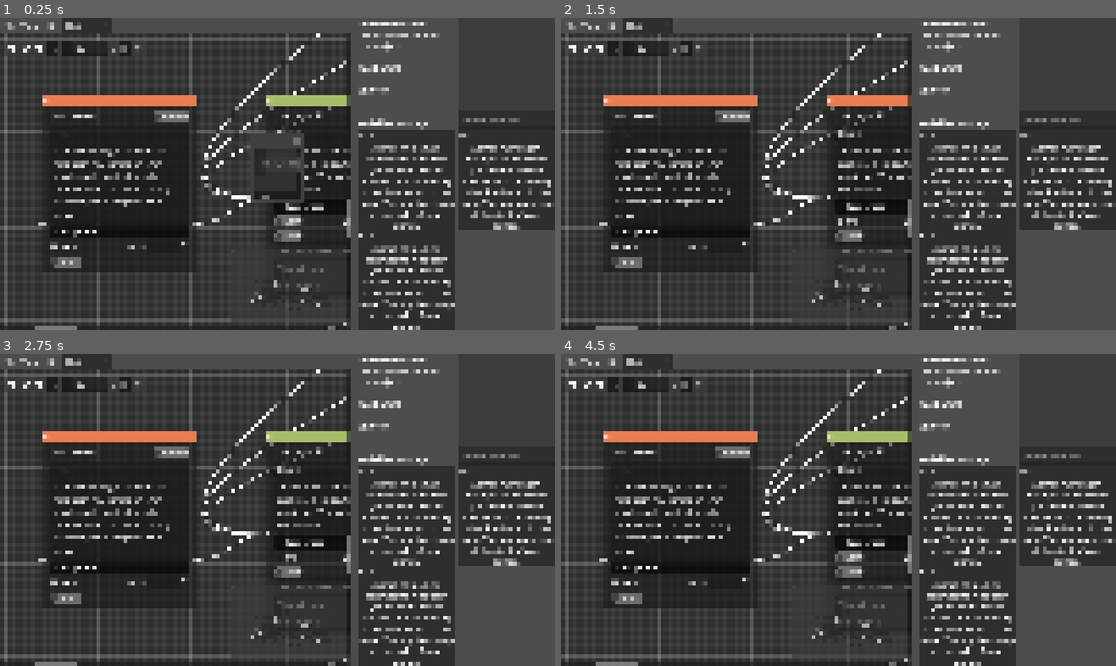
Above: before the commit, frames 1-4 (two rows, left to right).
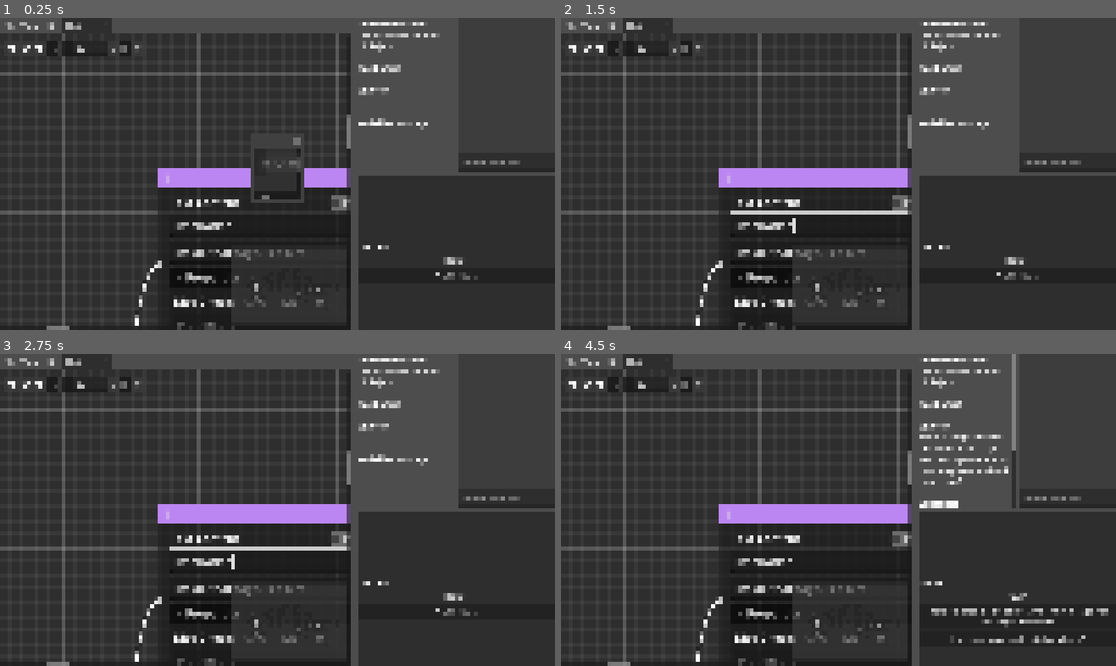
Above: after the commit, the same moments.

Repository: Roboticy3/Louder
Game: Godot game, scene res://proto_simulator/proto_simulator_wrapper.tscn
The game is run twice, just before and just after one commit, with the same random seed, the same clock (stepped at 60 frames per second) and the same inputs.
Inputs (mouse positions are in pixels of both pictures, inside the frame that each line leads up to):
- Up to frame 1 (0.25 s): no input
- Up to frame 2 (1.5 s): click (921, 227) at 0.52 s; type "Alex" at 0.6 s; click (849, 220) at 1.25 s, where only the run before the commit has a clickable "Start"
- Up to frame 3 (2.75 s): click (288, 556) at 2 s, where only the run before the commit has a clickable "Start"
- Up to frame 4 (4.5 s): click "CONTINUE" at 2.75 s; click (1016, 609) at 3.5 s, where only the run after the commit has a clickable "What's inside the cage?"; click "CONTINUE" at 4.25 s

The runs differ from the first frame. In frame 1, 30% of the frame differs, in the area x 0-100%, y 4-100%; in frame 2, 31%; in frame 3, 31%; in frame 4, 32%, in the area x 0-100%, y 0-100%.

Commit message:
demonstrated one view with the new separation

Diff:
--- a/editor/proto_simulator/proto_simulator_wrapper.tscn
+++ b/editor/proto_simulator/proto_simulator_wrapper.tscn
@@ -1,6 +1,7 @@
 [gd_scene format=3 uid="uid://i5djwipicmob"]
 
 [ext_resource type="Script" uid="uid://inieasxjm4nb" path="res://proto_simulator/ps_conversation.gd" id="1_1074j"]
+[ext_resource type="Script" uid="uid://cbiclxd6bqxa4" path="res://proto_simulator/ps_controller.gd" id="3_a37o0"]
 [ext_resource type="Script" uid="uid://i33mybwmma7p" path="res://proto_simulator/ps_conversation_loader.gd" id="3_hwksk"]
 [ext_resource type="Script" uid="uid://dshl0su1su5xe" path="res://proto_simulator/ps_simulator.gd" id="3_psim"]
 [ext_resource type="Script" uid="uid://b8jjbbtjemx6g" path="res://proto_simulator/ps_config.gd" id="4_63mts"]
@@ -19,9 +20,18 @@
 conversation = NodePath("../PSConversation")
 reset_state_on_ready = true
 
+[node name="PSControllerGeno" type="Node" parent="PSSimulator" unique_id=1324253126 node_paths=PackedStringArray("simulator", "config")]
+script = ExtResource("3_a37o0")
+simulator = NodePath("..")
+config = NodePath("../../PSConfig")
+speak_as = PackedStringArray("Geno")
+listen_to = PackedStringArray("Cage", "Good", "Inspiration", "Rhetoric", "Speed", "Evil")
+metadata/_custom_type_script = "uid://cbiclxd6bqxa4"
+
 [node name="PSConversationLoader" type="Node" parent="." unique_id=1703789268 node_paths=PackedStringArray("simulator")]
 script = ExtResource("3_hwksk")
 simulator = NodePath("../PSSimulator")
+load_now = "res://demos/conversations/birds.json"
 
 [node name="PSConfig" type="Node" parent="." unique_id=494521167]
 script = ExtResource("4_63mts")
@@ -45,22 +55,28 @@
 [node name="File" parent="CanvasLayer/HSplitContainer/Editor/Control/GridContainer/FileBar" parent_id_path=PackedInt32Array(1835673697, 810829967) index="0" unique_id=853677447 groups=["conversation_changed_listener"]]
 disable_load = true
 
-[node name="Grid" type="GridContainer" parent="CanvasLayer/HSplitContainer" unique_id=771740834]
+[node name="VSplitContainer" type="VSplitContainer" parent="CanvasLayer/HSplitContainer" unique_id=1806478269]
 layout_mode = 2
+
+[node name="Grid" type="GridContainer" parent="CanvasLayer/HSplitContainer/VSplitContainer" unique_id=771740834]
+layout_mode = 2
+size_flags_vertical = 3
 columns = 2
 
-[node name="RichTextLabel" type="RichTextLabel" parent="CanvasLayer/HSplitContainer/Grid" unique_id=1023735506 node_paths=PackedStringArray("simulator")]
+[node name="RichTextLabel" type="RichTextLabel" parent="CanvasLayer/HSplitContainer/VSplitContainer/Grid" unique_id=1023735506 node_paths=PackedStringArray("simulator")]
 layout_mode = 2
+size_flags_horizontal = 3
+size_flags_vertical = 3
 bbcode_enabled = true
-fit_content = true
 script = ExtResource("7_debug")
-simulator = NodePath("../../../../PSSimulator")
+simulator = NodePath("../../../../../PSSimulator")
 
-[node name="Control" type="Control" parent="CanvasLayer/HSplitContainer/Grid" unique_id=1049670308]
+[node name="Control" type="Control" parent="CanvasLayer/HSplitContainer/VSplitContainer/Grid" unique_id=1049670308]
 layout_mode = 2
+size_flags_horizontal = 3
 size_flags_vertical = 3
 
-[node name="VBoxContainer" type="VBoxContainer" parent="CanvasLayer/HSplitContainer/Grid/Control" unique_id=1155212054]
+[node name="VBoxContainer" type="VBoxContainer" parent="CanvasLayer/HSplitContainer/VSplitContainer/Grid/Control" unique_id=1155212054]
 layout_mode = 1
 anchors_preset = 15
 anchor_right = 1.0
@@ -68,7 +84,7 @@
 grow_horizontal = 2
 grow_vertical = 2
 
-[node name="CodeEdit" type="CodeEdit" parent="CanvasLayer/HSplitContainer/Grid/Control/VBoxContainer" unique_id=1876542513]
+[node name="CodeEdit" type="CodeEdit" parent="CanvasLayer/HSplitContainer/VSplitContainer/Grid/Control/VBoxContainer" unique_id=1876542513]
 layout_mode = 2
 size_flags_vertical = 3
 editable = false
@@ -78,57 +94,25 @@
 wrap_mode = 1
 indent_wrapped_lines = true
 
-[node name="CodeEdit2" type="CodeEdit" parent="CanvasLayer/HSplitContainer/Grid/Control/VBoxContainer" unique_id=711150527 node_paths=PackedStringArray("simulator", "output_stream")]
+[node name="CodeEdit2" type="CodeEdit" parent="CanvasLayer/HSplitContainer/VSplitContainer/Grid/Control/VBoxContainer" unique_id=711150527 node_paths=PackedStringArray("simulator", "output_stream")]
 layout_mode = 2
 placeholder_text = "Enter Command"
 scroll_fit_content_height = true
 script = ExtResource("6_6fql2")
-simulator = NodePath("../../../../../../PSSimulator")
+simulator = NodePath("../../../../../../../PSSimulator")
 output_stream = NodePath("../CodeEdit")
 
-[node name="Panel" type="Panel" parent="CanvasLayer/HSplitContainer/Grid" unique_id=708492661]
+[node name="Panel" type="Panel" parent="CanvasLayer/HSplitContainer/VSplitContainer" unique_id=708492661]
 layout_mode = 2
 size_flags_horizontal = 3
 size_flags_vertical = 3
 
-[node name="Control" parent="CanvasLayer/HSplitContainer/Grid/Panel" unique_id=644629500 node_paths=PackedStringArray("simulator", "config") groups=["conversation_changed_listener"] instance=ExtResource("4_hwksk")]
+[node name="Control" parent="CanvasLayer/HSplitContainer/VSplitContainer/Panel" unique_id=644629500 node_paths=PackedStringArray("controller") groups=["conversation_changed_listener"] instance=ExtResource("4_hwksk")]
 layout_mode = 1
 size_flags_horizontal = 3
-group = null
-simulator = NodePath("../../../../../PSSimulator")
-config = NodePath("../../../../../PSConfig")
-my_speakers = PackedStringArray("Freya", "Volition", "Structure", "Sight", "Strategy", "Life", "Death")
-mute = null
+controller = NodePath("../../../../../PSSimulator/PSControllerGeno")
 
-[node name="Panel2" type="Panel" parent="CanvasLayer/HSplitContainer/Grid" unique_id=934824621]
-layout_mode = 2
-size_flags_horizontal = 3
-size_flags_vertical = 3
-
-[node name="Control" parent="CanvasLayer/HSplitContainer/Grid/Panel2" unique_id=1827982243 node_paths=PackedStringArray("simulator", "config") groups=["conversation_changed_listener"] instance=ExtResource("4_hwksk")]
-layout_mode = 1
-size_flags_horizontal = 3
-group = null
-simulator = NodePath("../../../../../PSSimulator")
-config = NodePath("../../../../../PSConfig")
-my_speakers = PackedStringArray("Benjamin", "Heart", "Stars", "Planets", "Memory", "Rhythm", "Future")
-mute = null
-
-[node name="Panel3" type="Panel" parent="CanvasLayer/HSplitContainer/Grid" unique_id=839495634]
-layout_mode = 2
-size_flags_horizontal = 3
-size_flags_vertical = 3
-
-[node name="Control" parent="CanvasLayer/HSplitContainer/Grid/Panel3" unique_id=2077459092 node_paths=PackedStringArray("simulator", "config") groups=["conversation_changed_listener"] instance=ExtResource("4_hwksk")]
-layout_mode = 1
-size_flags_horizontal = 3
-group = null
-simulator = NodePath("../../../../../PSSimulator")
-config = NodePath("../../../../../PSConfig")
-my_speakers = PackedStringArray("Geno", "Cage", "Good", "Inspiration", "Rhetoric", "Speed", "Evil")
-mute = null
-
-[connection signal="request_change_conversation" from="CanvasLayer/HSplitContainer/Grid/Control/VBoxContainer/CodeEdit2" to="PSConversationLoader" method="_on_file_selected"]
+[connection signal="request_change_conversation" from="CanvasLayer/HSplitContainer/VSplitContainer/Grid/Control/VBoxContainer/CodeEdit2" to="PSConversationLoader" method="_on_file_selected"]
 
 [editable path="CanvasLayer/HSplitContainer/Editor"]
 [editable path="CanvasLayer/HSplitContainer/Editor/Control/GridContainer/GraphEdit/Hub"]
--- a/editor/proto_simulator/ps_choices_container.gd
+++ b/editor/proto_simulator/ps_choices_container.gd
@@ -9,11 +9,13 @@
 
 	for i in choices.size():
 		var button := Button.new()
-		var choice := str(choices[i].get("from_choice", ""))
-		button.text = choice
+		var choice := str(choices[i].get(PSSimulator.CON_FCHC, ""))
+		if choice.is_empty():
+			button.text = "CONTINUE"
+		else:
+			button.text = choice
 		button.autowrap_mode = TextServer.AUTOWRAP_WORD_SMART
-		if button.text.is_empty():
-			button.text = "CONTINUE"
+
 		button.pressed.connect(_on_choice_pressed.bind(choice))
 		add_child(button)
 
--- /dev/null
+++ b/editor/proto_simulator/ps_controller.gd
@@ -0,0 +1,72 @@
+class_name PSController extends Node
+
+@export var group := &"ps_controller"
+@export var simulator:PSSimulator
+@export var config:PSConfig
+@export var speak_as:PackedStringArray
+@export var listen_to:PackedStringArray
+@export var mute:bool
+
+var data:Dictionary
+
+func _ready() -> void:
+	add_to_group(group)
+
+	await get_tree().process_frame
+
+	if simulator.is_node_ready():
+		update()
+
+signal updated()
+func update():
+	if !is_instance_valid(simulator):
+		push_error("Updated PSController ", self, " with no simulator.")
+		return
+
+	if !_filter_visible_node(simulator.get_position()):
+		return
+
+	data[PSSimulator.HUB_SPKR] = simulator.get_current_property(PSSimulator.HUB_SPKR)
+	data[PSSimulator.HUB_TXTC] = simulator.get_current_property(PSSimulator.HUB_TXTC)
+	data[PSSimulator.HUB_CHCS] = simulator.list_choices_data(_filter_valid_choice)
+	updated.emit()
+
+func is_active():
+	return !data.is_empty()
+
+#Asynchronous Multiple Speakers
+#1. Hide choices pointing to speakers not owned in `my_speakers`
+func _filter_valid_choice(c:Dictionary) -> bool:
+	if mute: return false
+	var c_speaker := str(simulator.get_property(int(c["to_id"]), PSSimulator.HUB_SPKR))
+	if !(c_speaker in config.speakers_by_name):
+		return true
+	if c_speaker in speak_as:
+		return true
+	if !config.is_ownable(c_speaker):
+		return true
+	return false
+
+func _filter_visible_node(position:int) -> bool:
+	var n_speaker := str(simulator.get_property(position, PSSimulator.HUB_SPKR))
+	if !(n_speaker in config.speakers_by_name):
+		return true
+	if n_speaker in listen_to:
+		return true
+	if config.is_public(n_speaker):
+		return true
+	return false
+
+func traverse(choice:String) -> bool:
+	#TODO - maybe some validation here that the choice is accessible to *this*
+	#controller and not just the simulator overall?
+	return simulator.traverse(choice)
+
+func get_text(property:String) -> String:
+	return str(data.get(property))
+
+func get_choices() -> Array:
+	var choices = data.get(PSSimulator.HUB_CHCS)
+	if choices is Array:
+		return choices
+	return []
--- a/editor/proto_simulator/ps_conversation_view.gd
+++ b/editor/proto_simulator/ps_conversation_view.gd
@@ -2,74 +2,30 @@
 
 @export var group := &"ps_conversation_view"
 
-@export var simulator: PSSimulator
-
-#Speaker visibility data
-@export var config: PSConfig
-@export var my_speakers:PackedStringArray
-@export var mute:bool
+@export var controller: PSController
 
 var _components: Array[Node] = []
 
 func _ready() -> void:
-	add_to_group(group)
-
 	_collect_ui_components(self, _components)
-	for component in _components:
-		if component is PSChoicesContainer:
-			component.choice_pressed.connect(_on_choice_pressed)
-
-	await get_tree().process_frame
 
 	#is simulator ready to feed choices?
-	if simulator.is_node_ready():
-		update()
+	if controller:
+		if controller.is_active():
+			update()
+		controller.updated.connect(update)
 
 func _collect_ui_components(node: Node, components: Array[Node]) -> void:
 	for child in node.get_children():
 		if child.is_in_group("ui_component"):
 			components.append(child)
+		if child is PSChoicesContainer and controller is PSController:
+			child.choice_pressed.connect(controller.traverse)
 		_collect_ui_components(child, components)
 
 func update() -> void:
-	if !is_instance_valid(simulator):
-		push_error("Updated PSConversationView ", self, " with no simulator.")
-		return
-
-	var text_visible := _filter_visible_node(simulator.get_position())
-
 	for component in _components:
-		if text_visible && component is RichTextLabel:
-			component.text = simulator.get_current_property(component.name)
+		if component is RichTextLabel:
+			component.text = controller.data.get(component.name)
 		elif component is PSChoicesContainer:
-			component.set_choices(simulator.list_choices(_filter_valid_choice) if text_visible else [])
-
-
-#Asynchronous Multiple Speakers
-#1. Hide choices pointing to speakers not owned in `my_speakers`
-func _filter_valid_choice(c:Dictionary) -> bool:
-	if mute: return false
-	var c_speaker := str(simulator.get_property(int(c["to_id"]), PSSimulator.HUB_SPKR))
-	if !(c_speaker in config.speakers_by_name):
-		return true
-	if c_speaker in my_speakers:
-		return true
-	if !config.is_ownable(c_speaker):
-		return true
-	return false
-
-func _filter_visible_node(position:int) -> bool:
-	var n_speaker := str(simulator.get_property(position, PSSimulator.HUB_SPKR))
-	if !(n_speaker in config.speakers_by_name):
-		return true
-	if n_speaker in my_speakers:
-		return true
-	if config.is_public(n_speaker):
-		return true
-	return false
-
-func _on_choice_pressed(choice: String) -> void:
-	simulator.traverse(choice)
-
-func _on_conversation_changed(_path: String) -> void:
-	update.call_deferred()
+			component.set_choices(controller.get_choices())
--- a/editor/proto_simulator/ps_debug_info.gd
+++ b/editor/proto_simulator/ps_debug_info.gd
@@ -27,7 +27,7 @@
 	if show_position:
 		parts.append("[b]Position:[/b] %s" % str(simulator.get_position()))
 	if show_choices:
-		var raw_choices := simulator.list_choices(null, simulator.position, false)
+		var raw_choices := simulator.list_choices_data(null, simulator.position, false)
 		var choice_texts: PackedStringArray = []
 		for c in raw_choices:
 			choice_texts.append(str(c.get("from_choice", "?")))
--- a/editor/proto_simulator/ps_simulator.gd
+++ b/editor/proto_simulator/ps_simulator.gd
@@ -9,6 +9,7 @@
 const HUB_DLVL := "dice_level"
 const HUB_SCHK := "start"
 const HUB_ACHK := "auto"
+const HUB_CHCS := "choices"
 
 const CON_TOID := "to_id"
 const CON_FCHC := "from_choice"
@@ -34,7 +35,7 @@
 func get_position() -> int:
 	return position
 
-func list_choices(filter=null, from_position:=position, evaluate_conditions:=true) -> Array:
+func list_choices_data(filter=null, from_position:=position, evaluate_conditions:=true) -> Array:
 	var choices := conversation.get_connections_from(from_position)
 	if evaluate_conditions: choices = _evaluate_choices(choices)
 	if filter is Callable:
@@ -246,7 +247,7 @@
 	return w
 
 func traverse_index(i: int, filter=null) -> bool:
-	var choices := list_choices(filter)
+	var choices := list_choices_data(filter)
 	if i < 0 or i >= choices.size():
 		push_error("Traversed to choice index out of bounds: ", i)
 		return false
Not shown, added: editor/proto_simulator/ps_controller.gd.uid
